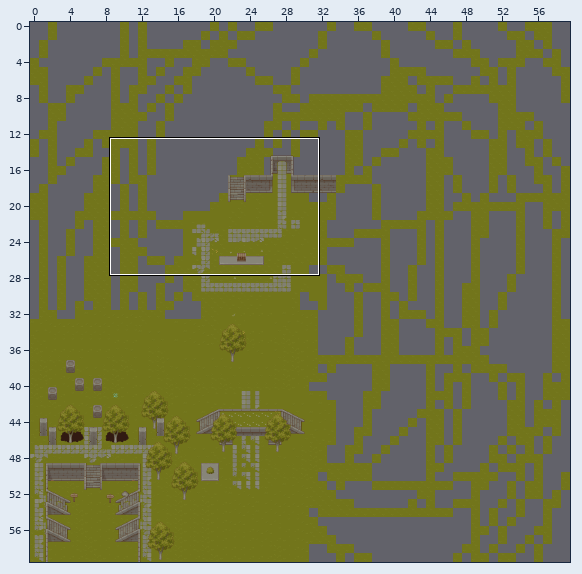
Tiled map -- assets/map/main.tmx. Above: a wide view before the commit, with the close-up outlined.
Close-up. Earlier state:
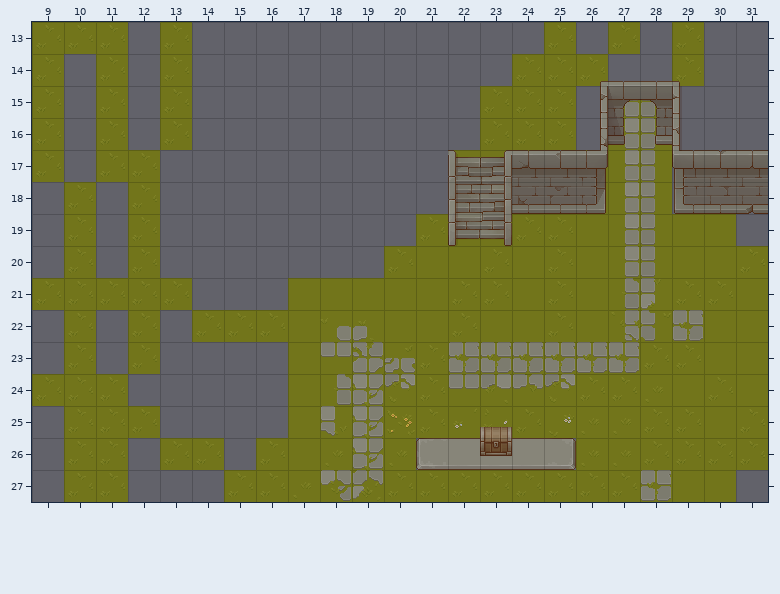
Cells are 32x32 px. Shown: x 9..31, y 13..27. The commit also changed other parts of the map, which this record leaves out.
New version:
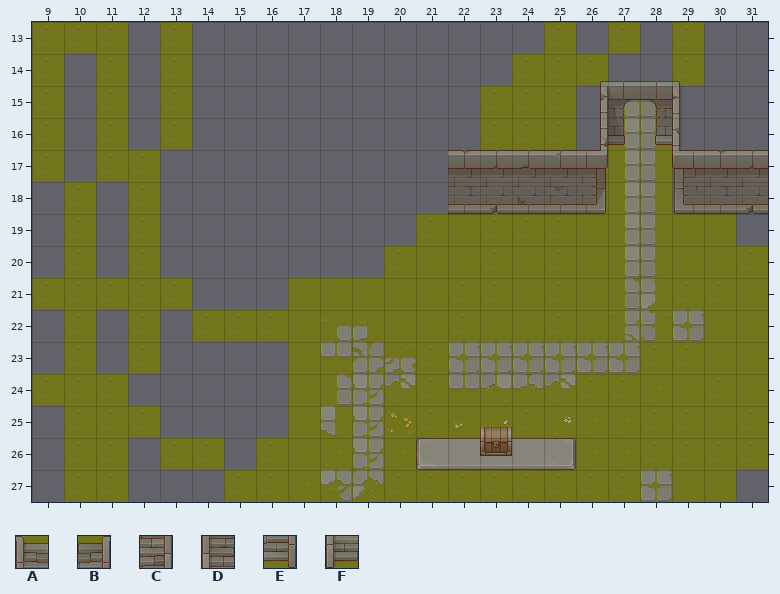
Key: from "TX Struct": A 17, B 18, C 34, D 36, E 50, F 52.
_ is an empty cell.
Edits made:
Layer "stairs_0" (now hidden):
Tile A is gone in row 17 at x 22.
Tile B is gone in row 17 at x 23.
Tile C is gone in row 18 at x 23.
Tile D is gone in row 18 at x 22.
Tile E is gone in row 19 at x 23.
Tile F is gone in row 19 at x 22.
